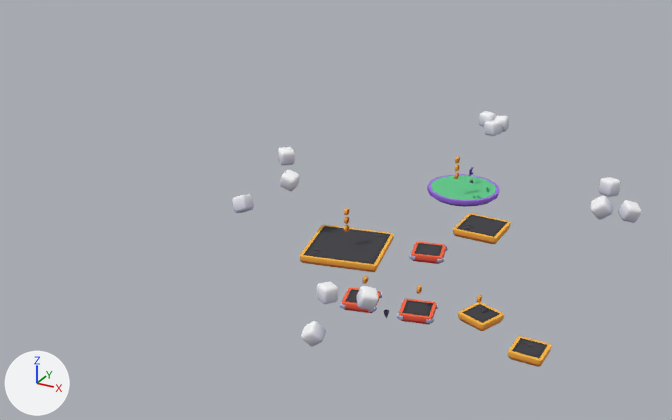
A saved change to the Blender file Blender/level.blend.
Both versions are drawn from a 50 mm camera at (21.3, -45.2, 29.0) aimed at (-7.4, 7.1, 2.9). Every picture has the same lights, and +X, +Y and +Z are marked at lower left. The picture after the commit comes second.
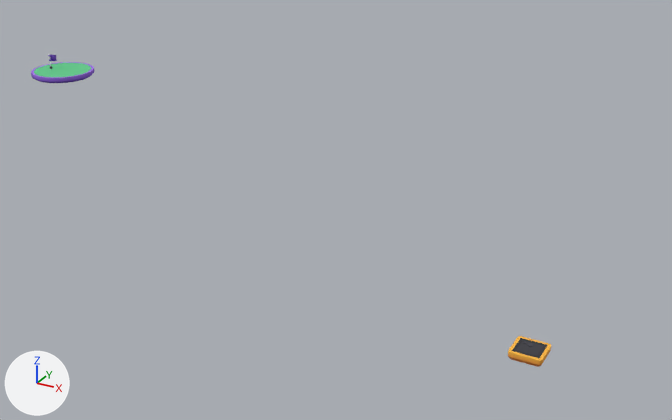
Not visible in the pictures: 'grass-small'.

Where the change shows, as pixel boxes [x1, y1, x2, y2] in the pictures (672 x 420 px):
'platform-large', deleted: before [300, 225, 394, 272]
'platform-grass-large-round', moved, turned: before [427, 174, 499, 207]; after [31, 62, 94, 83]
'platform-medium', deleted: before [453, 213, 511, 244]
'platform.001', deleted: before [458, 302, 504, 331]
'platform-falling', deleted: before [397, 299, 438, 324]
'platform-falling.002', deleted: before [409, 242, 448, 264]
'cloud.009', deleted: before [301, 321, 326, 346]
'cloud.010', deleted: before [356, 286, 379, 310]
'platform-falling.001', deleted: before [340, 288, 382, 313]
'cloud.011', deleted: before [316, 281, 339, 304]
'cloud.006', deleted: before [591, 195, 613, 219]
'cloud.007', deleted: before [618, 200, 642, 223]
'cloud.008', deleted: before [598, 177, 621, 197]
'cloud.003', deleted: before [232, 194, 254, 213]
'cloud.004', deleted: before [280, 170, 300, 191]
'cloud.005', deleted: before [278, 147, 295, 165]
'cloud', deleted: before [484, 120, 502, 136]
'cloud.002', deleted: before [478, 111, 496, 127]
'cloud.001', deleted: before [494, 115, 509, 132]
'flag', moved, turned: before [469, 166, 473, 183]; after [48, 54, 57, 69]
'coin.004', deleted: before [416, 286, 422, 294]
'coin.003', deleted: before [363, 276, 368, 284]
'jumppad.001', deleted: before [384, 310, 389, 318]
'coin.002', deleted: before [455, 157, 460, 163]
'coin', deleted: before [454, 172, 459, 179]
'coin.001', deleted: before [455, 165, 460, 171]
'grass', deleted: before [472, 195, 480, 198]

The edits, one by one:
Object 'coin' (ob_coin) is deleted.
Object 'coin.001' (ob_coin_001) is deleted.
Object 'coin.002' (ob_coin_002) is deleted.
Object 'coin.003' (ob_coin_003) is deleted.
Object 'coin.004' (ob_coin_004) is deleted.
Object 'coin.005' (ob_coin_005) is deleted.
Object 'coin.006' (ob_coin_006) is deleted.
Object 'coin.007' (ob_coin_007) is deleted.
Object 'coin.008' (ob_coin_008) is deleted.
Object 'flag' (ob_flag) moves from (0.17, 13.18, 4.26) to (-35.22, 9.09, 8.9).
Object 'flag' (ob_flag) turns from (0, 0, 0) to (0, 0, 109) degrees about x, y and z.
Object 'grass' (ob_grass) is deleted.
Object 'grass-small' (ob_grass_small) is deleted.
Object 'platform.001' (ob_platform_001) is deleted.
Object 'platform-falling' (ob_platform_falling) is deleted.
Object 'platform-falling.001' (ob_platform_falling_001) is deleted.
Object 'platform-grass-large-round' (ob_platform_grass_large_round) moves from (0.0, 12.07, 3.76) to (-34.12, 9.28, 8.4).
Object 'platform-grass-large-round' (ob_platform_grass_large_round) turns from (0, 0, 0) to (0, 0, 109) degrees about x, y and z.
Object 'platform-large' (ob_platform_large) is deleted.
Object 'platform-medium' (ob_platform_medium) is deleted.
Object 'platform-falling.002' (ob_platform_falling_002) is deleted.
Object 'cloud' (ob_cloud) is deleted.
Object 'cloud.001' (ob_cloud_001) is deleted.
Object 'cloud.002' (ob_cloud_002) is deleted.
Object 'cloud.003' (ob_cloud_003) is deleted.
Object 'cloud.004' (ob_cloud_004) is deleted.
Object 'cloud.005' (ob_cloud_005) is deleted.
Object 'cloud.006' (ob_cloud_006) is deleted.
Object 'cloud.007' (ob_cloud_007) is deleted.
Object 'cloud.008' (ob_cloud_008) is deleted.
Object 'cloud.009' (ob_cloud_009) is deleted.
Object 'cloud.010' (ob_cloud_010) is deleted.
Object 'cloud.011' (ob_cloud_011) is deleted.
Object 'jumppad.001' (ob_jumppad_001) is deleted.
